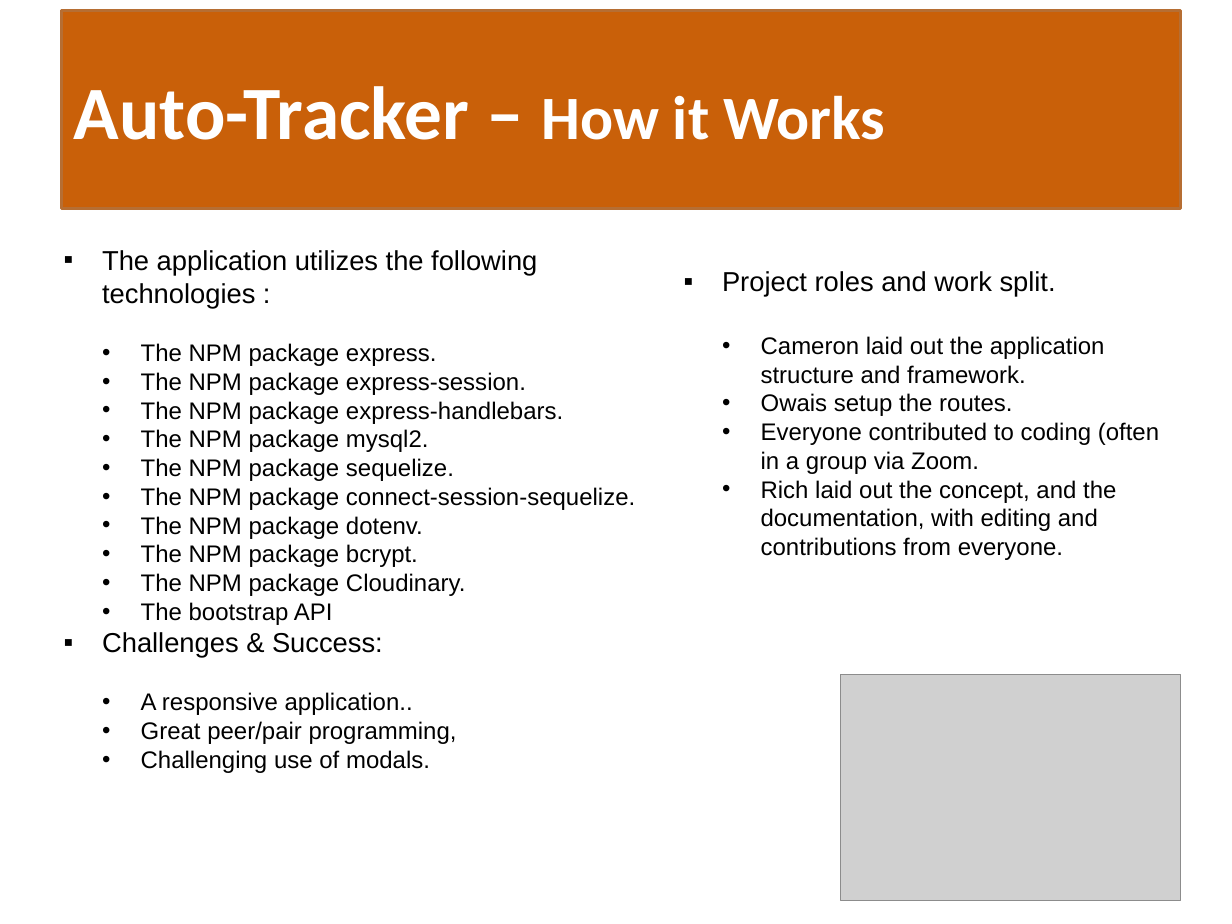
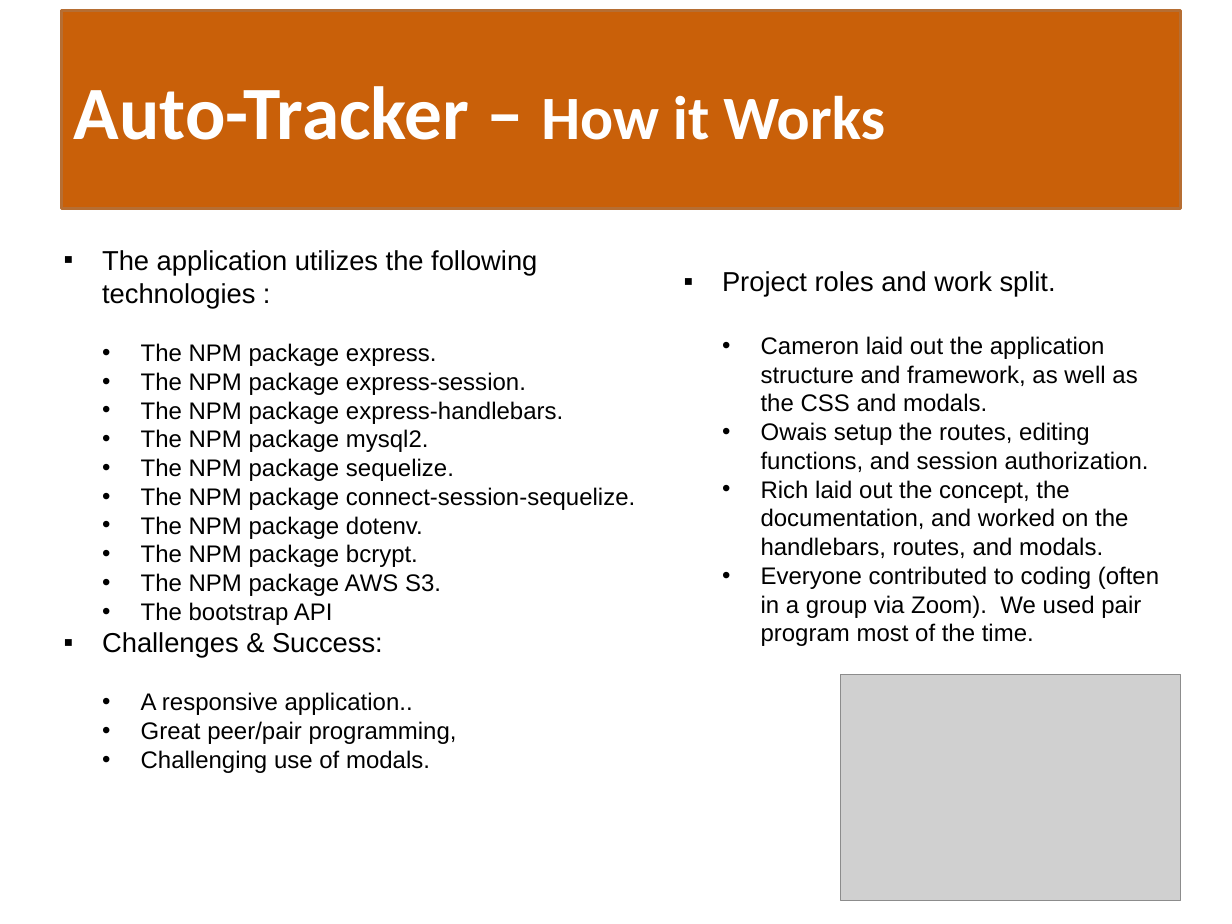
Before and after one commit to p2T3/auto-tracker, a slide deck: slide 5 of public/assets/Auto-Tracker-Presentation.pptx. Drawn at 1232x924 pixels with LibreOffice and Linux fonts; fonts in the diff are those of the drawing; grey boxes stand for pictures. Boxes give left, top, right and bottom in pixels: in the first picture for what was removed or moved away, otherwise in the second. Text is boxed around its words. In the diff, an @@ line names an element or a change of style, - is before the commit and + after.

```diff
--- a/public/assets/Auto-Tracker-Presentation.pptx
+++ b/public/assets/Auto-Tracker-Presentation.pptx
@@ text at box(761, 336, 1159, 646): text changed @@
-  • Cameron laid out the application structure and framework.
-  • Owais setup the routes.
-  • Everyone contributed to coding (often in a group via Zoom.
-  • Rich laid out the concept, and the documentation, with editing and contributions from everyone.
+  • Cameron laid out the application structure and framework, as well as the CSS and modals.
+  • Owais setup the routes, editing functions, and session authorization.
+  • Rich laid out the concept, the documentation, and worked on the handlebars, routes, and modals.
+  • Everyone contributed to coding (often in a group via Zoom). We used pair program most of the time.
@@ text at box(141, 573, 441, 596): text changed @@
-  • The NPM package Cloudinary.
+  • The NPM package AWS S3.
```
Also in this commit, not shown: 1 other slide changed, 1 other file.
